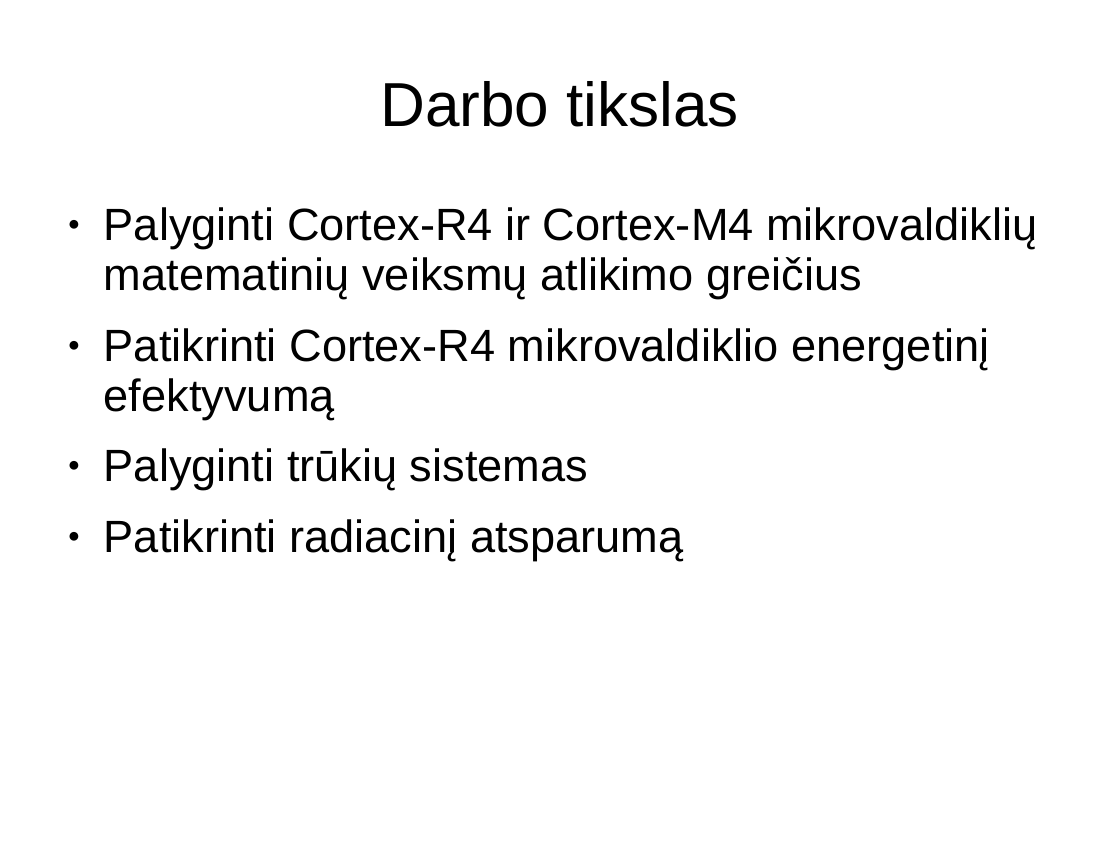
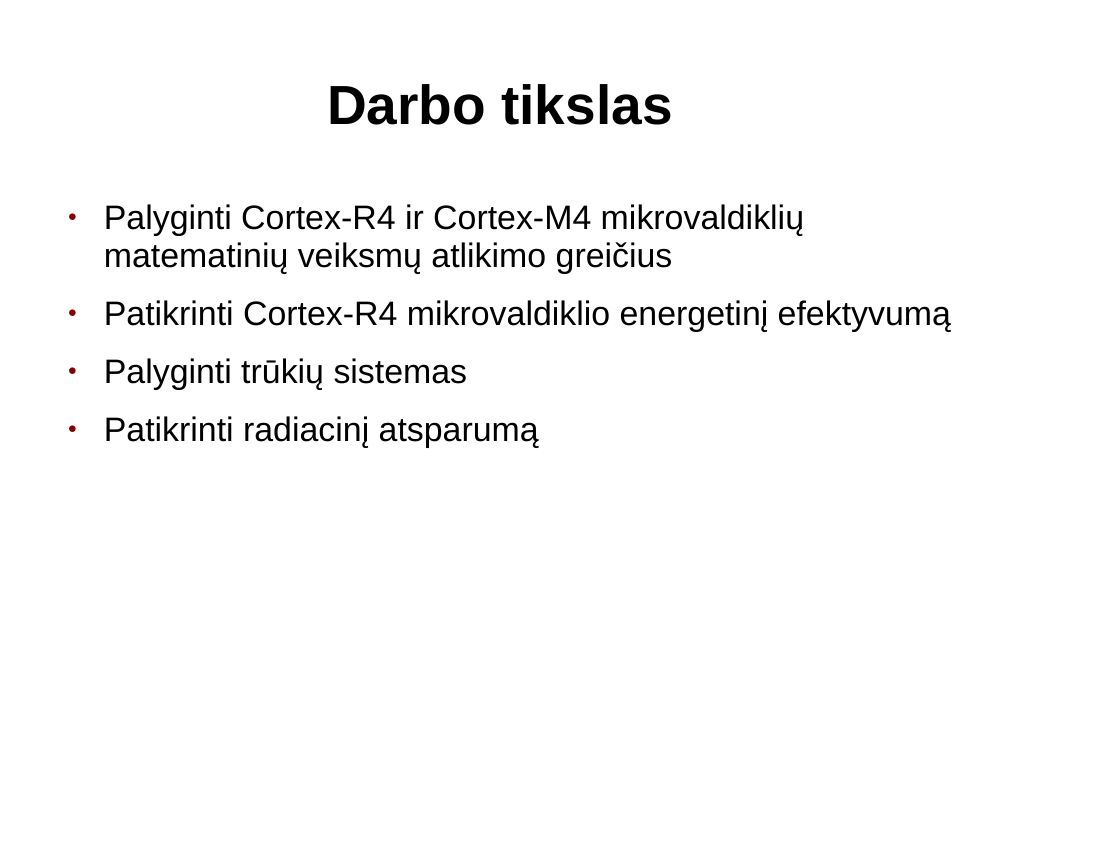
Before and after one commit to kurmis/bakis, a slide deck: slide 2 of pristatymas bak/Mindaugas Kurmauskas.ppt. Drawn at 1120x841 pixels with LibreOffice and Linux fonts; fonts in the diff are those of the drawing; background and template pictures are left out. Boxes give left, top, right and bottom in pixels: in the first picture for what was removed or moved away, otherwise in the second. Text is boxed around its words. In the diff, an @@ line names an element or a change of style, - is before the commit and + after.

```diff
--- a/pristatymas bak/Mindaugas Kurmauskas.ppt
+++ b/pristatymas bak/Mindaugas Kurmauskas.ppt
@@ title "Darbo tikslas" moved from (x1=380, y1=81, x2=739, y2=127) to (x1=327, y1=84, x2=672, y2=125) @@
@@ title "Darbo tikslas" at (x1=327, y1=84, x2=672, y2=125): size 44 to 39 pt, bold on @@
@@ text "Palyginti Cortex-R4 ir Cortex-M4 mikrovaldiklių ..." at (x1=104, y1=204, x2=951, y2=448): size 32 to 24 pt; bullet colour #000000 to #800000 @@
```
Also in this commit, not shown: 11 other slides changed, 6 other files.
